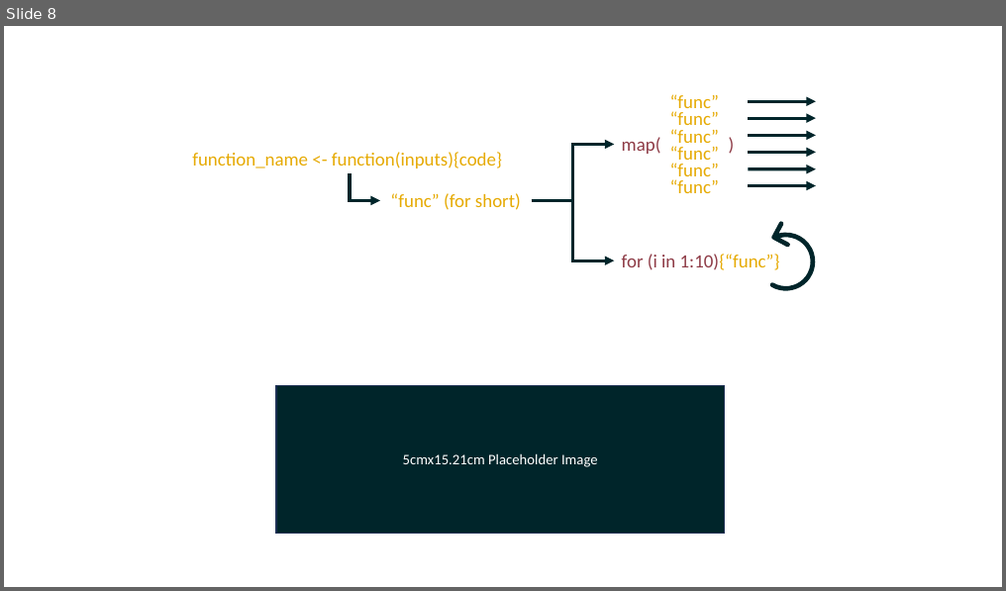
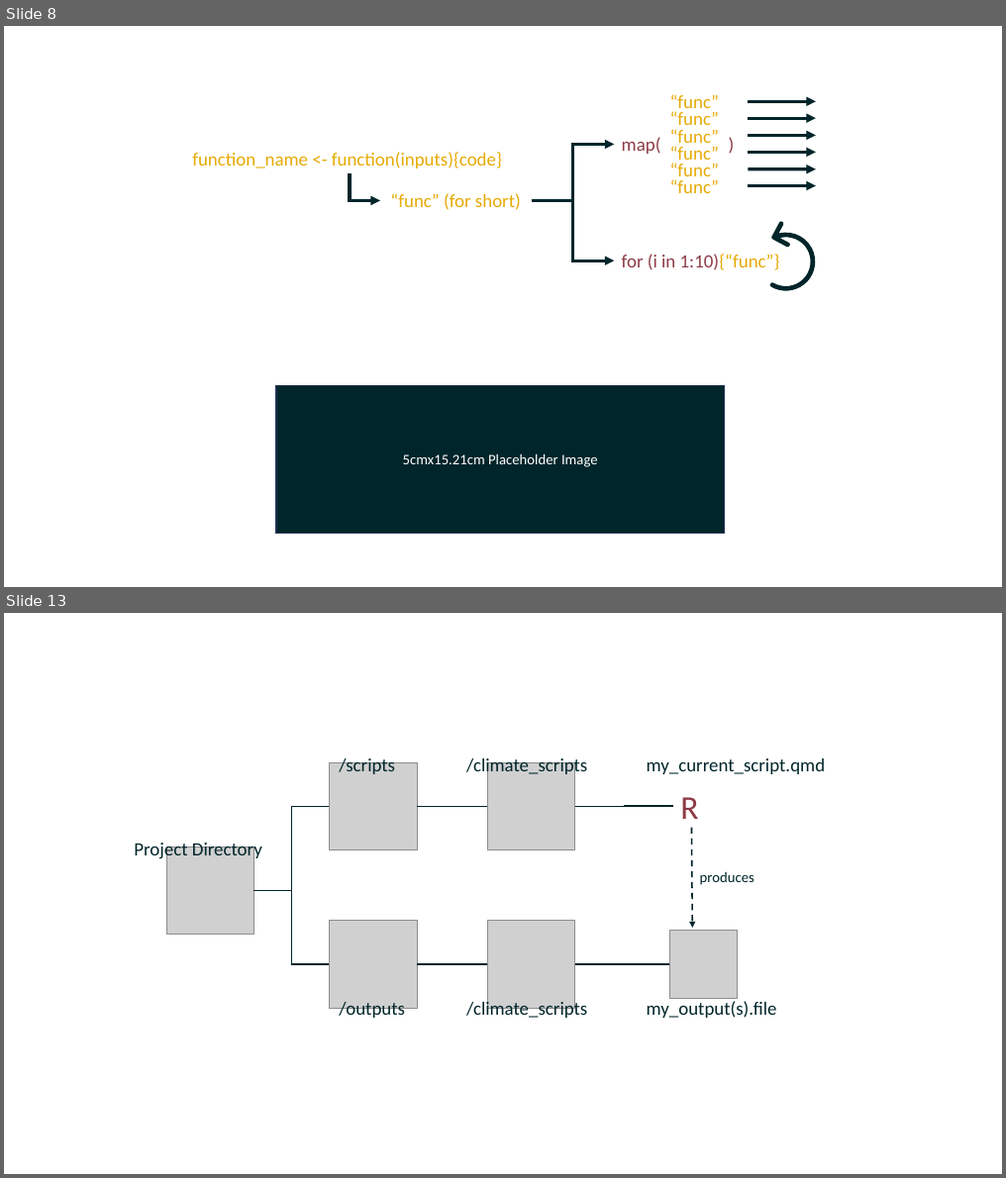
Before and after one commit to add-am/website, a slide deck: images/listing_images.pptx. Shown one above the other, each under a label of ours: slide 8 before the commit, slides 8 and 13 after it; the slides between them are not shown. The pictures are 1006x591 and 1006x1178 pixels, drawn with LibreOffice and Linux fonts; fonts in the diff are those of the drawing; grey boxes stand for pictures. Boxes give left, top, right and bottom in pixels: in the first picture for what was removed or moved away, otherwise in the second. Text is boxed around its words. In the diff, an @@ line names an element or a change of style, - is before the commit and + after.

```diff
--- a/images/listing_images.pptx
+++ b/images/listing_images.pptx
@@ slide 13 added at <box>4,613,1002,1174</box>, background #FFFFFF @@
@@ group added at <box>134,756,826,1020</box>: 9 texts, 6 pictures, 5 elbow lines, 1 line, 1 arrow @@
+R
+Project Directory
+/scripts
+/climate_scripts
+my_current_script.qmd
+/outputs
+/climate_scripts
+my_output(s).file
+produces
```
Also in this commit, not shown: 5 other slides added, 43 other files.
